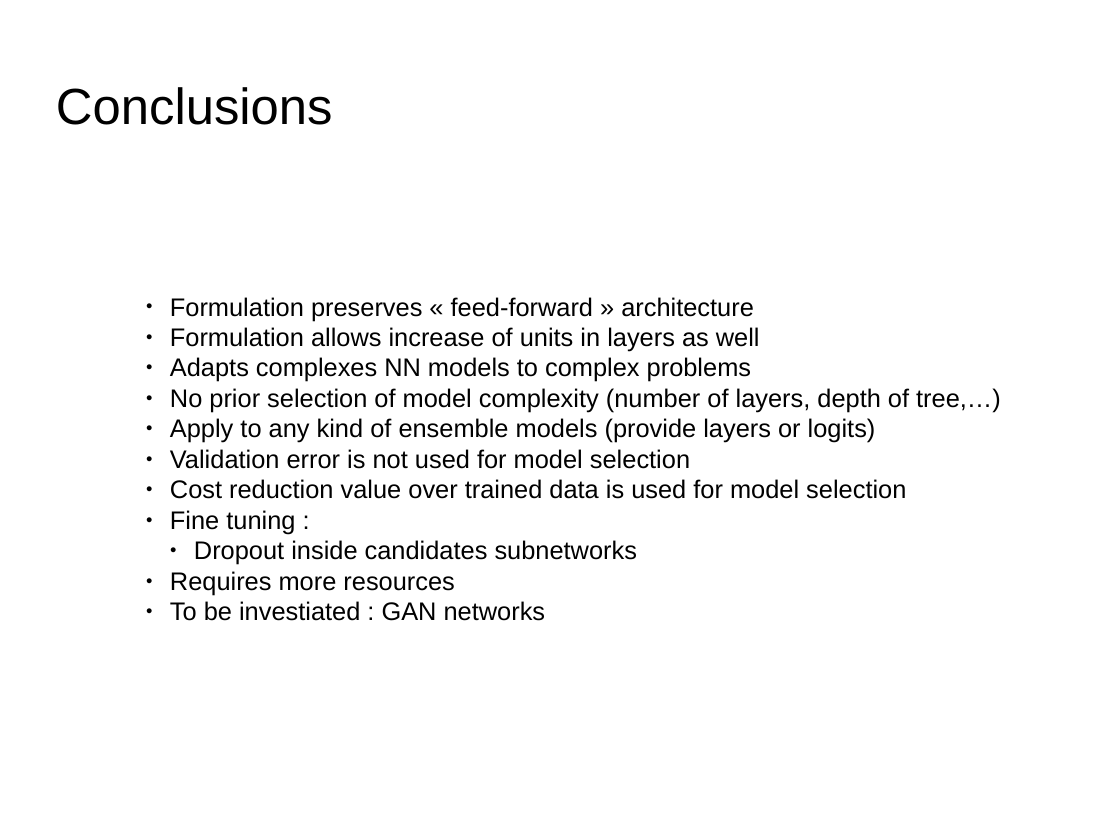
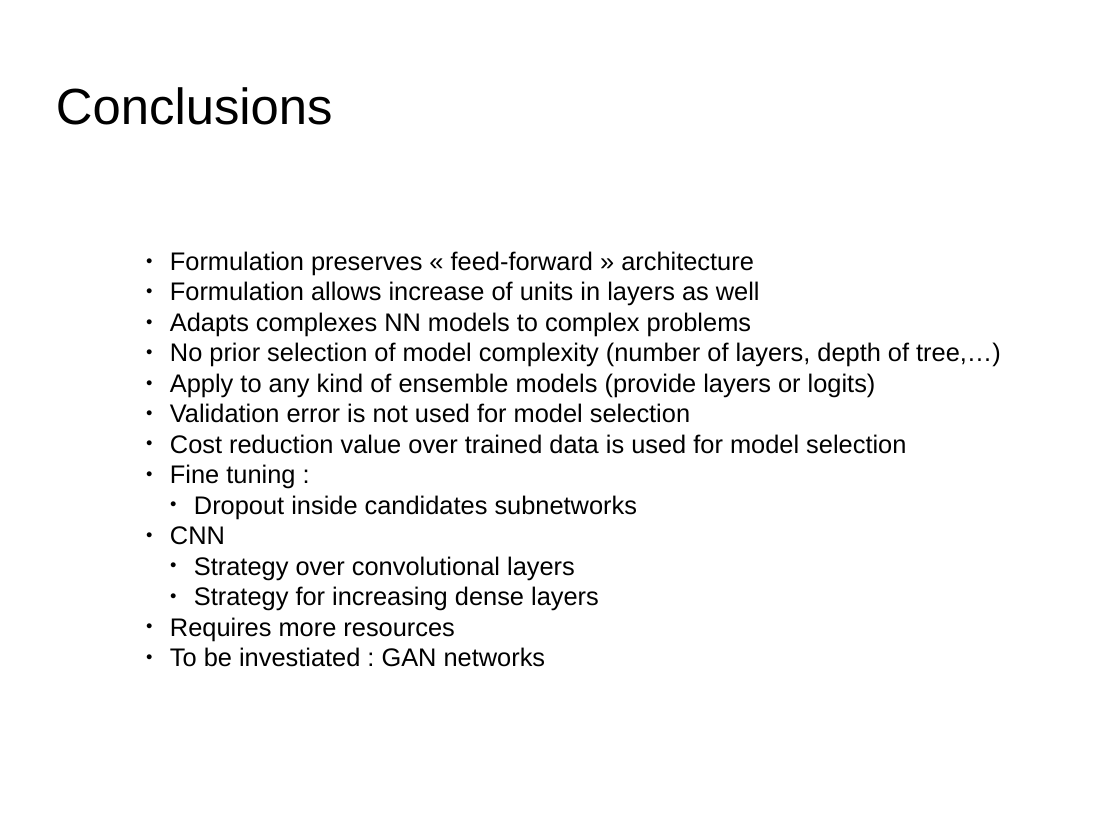
Before and after one commit to dataforcast/OC_Datascientist, a slide deck: slide 37 of P8/report/Openclassrooms_ParcoursDatascientist_P8-V1.odp. Drawn at 1120x840 pixels with LibreOffice and Linux fonts; fonts in the diff are those of the drawing; background and template pictures are left out. Boxes give left, top, right and bottom in pixels: in the first picture for what was removed or moved away, otherwise in the second. Text is boxed around its words. In the diff, an @@ line names an element or a change of style, - is before the commit and + after.

```diff
--- a/P8/report/Openclassrooms_ParcoursDatascientist_P8-V1.odp
+++ b/P8/report/Openclassrooms_ParcoursDatascientist_P8-V1.odp
@@ text at (170,526,599,611): paragraphs added @@
+● CNN
+  ● Strategy over convolutional layers
+  ● Strategy for increasing dense layers
```
Also in this commit, not shown: 5 other slides changed, 9 other files.
